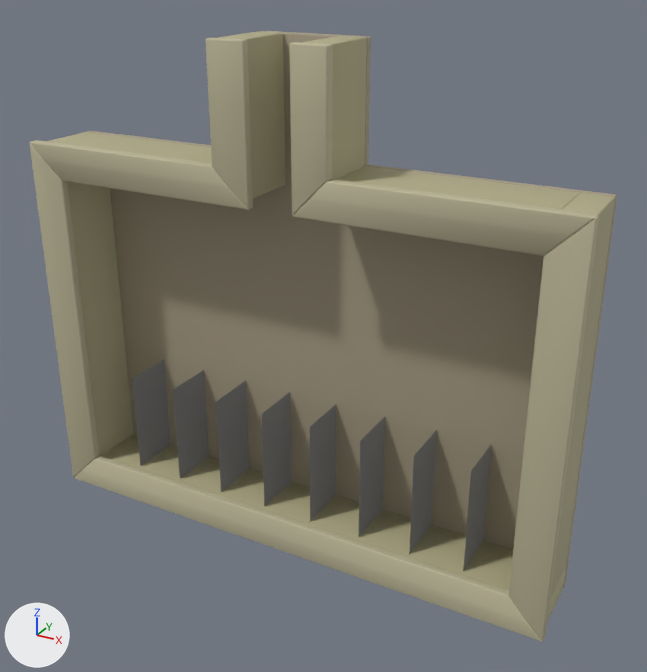
Before and after pictures for a commit that changed the OBJ model SimuProject/Resources/machine.obj.
Camera for both pictures: a camera (50 mm lens) standing at (7.4, -13.04, 10.33) and looking at (0.52, -0.53, 4.08). Arrows for +X, +Y and +Z are at lower left; the lights stay in place. Where no turn or scale is listed for an object, it has been applied to the vertices. Vertices at the same position are counted once.

In view in the first picture: 'machine'.
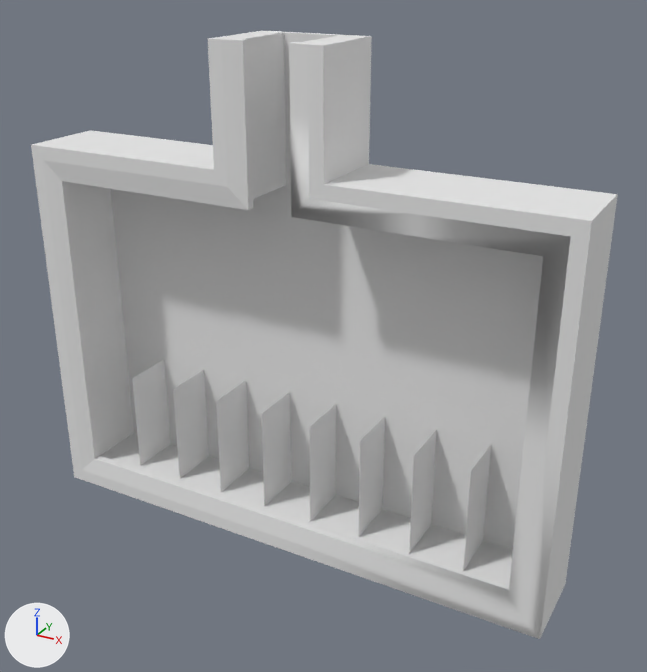
Changed parts and their boxes [x1, y1, x2, y2] in the pictures (647 x 672 px):
```json
{"object": "machine", "change": "reshaped", "before": [30, 31, 617, 641], "after": [31, 31, 618, 639]}
{"part": 1, "of": "me_machine", "change": "rebuilt", "before": [30, 38, 599, 641], "after": [31, 31, 618, 639]}
{"part": 2, "of": "me_machine", "change": "deleted", "before": [47, 31, 615, 620]}
{"part": 3, "of": "me_machine", "change": "deleted", "before": [87, 31, 617, 588]}
{"part": 4, "of": "me_machine", "change": "cut back", "before": [132, 360, 491, 571], "after": [132, 360, 491, 571]}
```

Edits to the scene script, one JSON object a line:
```json
{"op": "add", "block": "mat_null", "code": ["mat_null = principled_material('(null)')", "mat_null.base_color = (0.8, 0.8, 0.8)  # white #e7e7e7", "mat_null.roughness = 1.0"]}
{"block": "me_machine", "where": "# used by ob_machine; location = (0.0, 0.0, 0.0)"}
{"op": "remove", "block": "me_machine", "code": "me_machine.from_pydata(...)  # 3312 vertices, 3220 faces; spans x -5.05..5.05, y -1.4..0.15, z -0.05..9.0"}
{"op": "remove", "block": "me_machine", "code": "me_machine.materials.append(mat_material_002)  # beige #bbb596"}
{"op": "remove", "block": "me_machine", "code": "me_machine.materials.append(mat_materialsides)  # beige #b2ac88"}
{"op": "remove", "block": "me_machine", "code": "me_machine.materials.append(mat_material)  # beige #a69c84"}
{"op": "remove", "block": "me_machine", "code": "me_machine.materials.append(mat_material_003)  # dark grey #6e6e6e"}
{"op": "add", "block": "me_machine", "code": "me_machine.from_pydata(...)  # 189 vertices, 176 faces; spans x -5.0..5.0, y -1.4..0.15, z 0.0..9.0"}
{"block": "me_machine", "change": "me_machine part 1: the loose piece of 1768 vertices spanning x -5.05..5.05, y -1.4..-1.2, z -0.05..9.0 is rebuilt with 157 vertices and now spans x -5.0..5.0, y -1.4..0.15, z 0.0..9.0, in mat_null (white #e7e7e7)"}
{"block": "me_machine", "change": "me_machine part 2: the loose piece of 904 vertices spanning x -5.0..5.0, y -1.2..0.0, z 0.0..9.0 is deleted"}
{"block": "me_machine", "change": "me_machine part 3: the loose piece of 560 vertices spanning x -5.0..5.0, y 0.0..0.15, z 0.0..9.0 is deleted"}
{"block": "me_machine", "change": "me_machine part 4"}
{"block": "me_machine", "change": "48 vertices are removed from x -3.5..3.5, y -1.0..0.0, z 1.0..2.0"}
{"block": "me_machine", "change": "32 faces are deleted"}
{"block": "me_machine", "change": "8 new faces join them"}
{"block": "me_machine", "change": "me_machine part 5: the surface is now shaded flat"}
{"op": "add", "block": "me_machine", "code": "me_machine.materials.append(mat_null)  # white #e7e7e7"}
```
